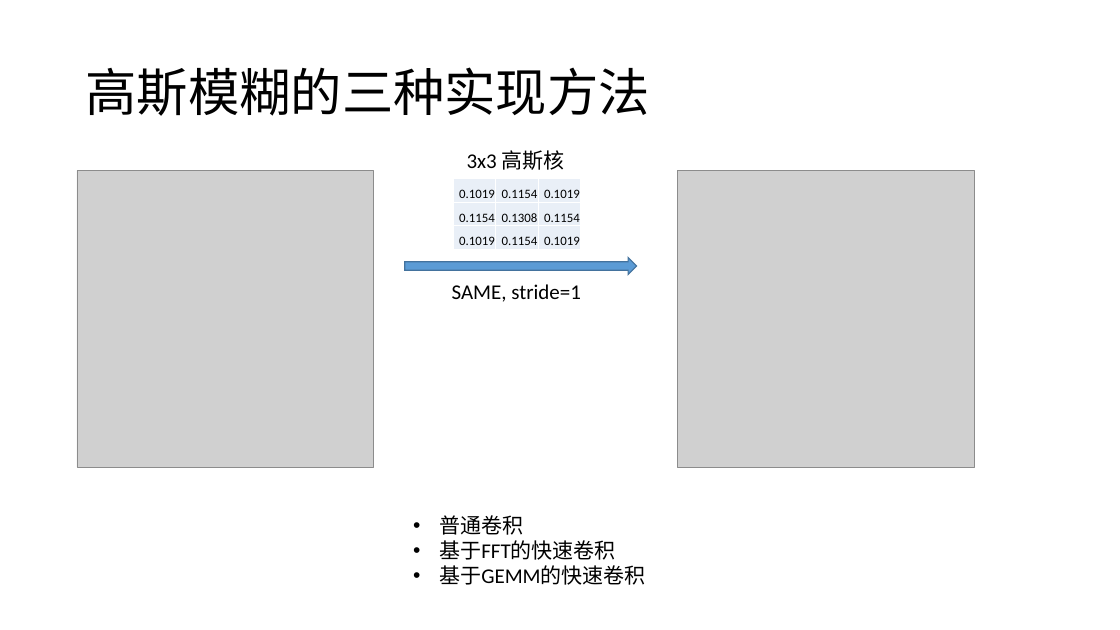
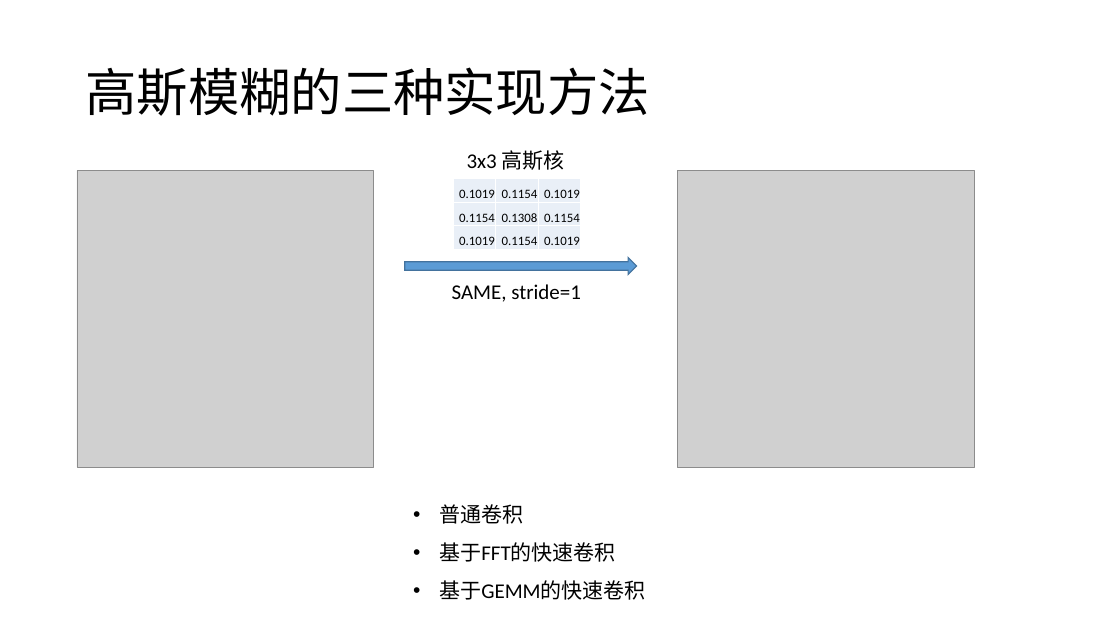
Before and after one commit to LeonJinC/Fast-Convolution-with-SIMD-and-GEMM, a slide deck: slide 25 of 结合SIMD和GEMM的快速卷积及其在高斯模糊中的应用.pptx. Drawn at 1120x630 pixels with LibreOffice and Linux fonts; fonts in the diff are those of the drawing; grey boxes stand for pictures. Boxes give left, top, right and bottom in pixels: in the first picture for what was removed or moved away, otherwise in the second. Text is boxed around its words. In the diff, an @@ line names an element or a change of style, - is before the commit and + after.

```diff
--- a/结合SIMD和GEMM的快速卷积及其在高斯模糊中的应用.pptx
+++ b/结合SIMD和GEMM的快速卷积及其在高斯模糊中的应用.pptx
@@ text "普通卷积": place and size @@
-text "普通卷积" at (439, 515, 645, 585)
+text "普通卷积" at (439, 504, 645, 600)
@@ text "普通卷积" at (439, 504, 645, 600): line spacing 1 to 1.5 @@
```
Also in this commit, not shown: 8 other slides changed, 1 other file.
